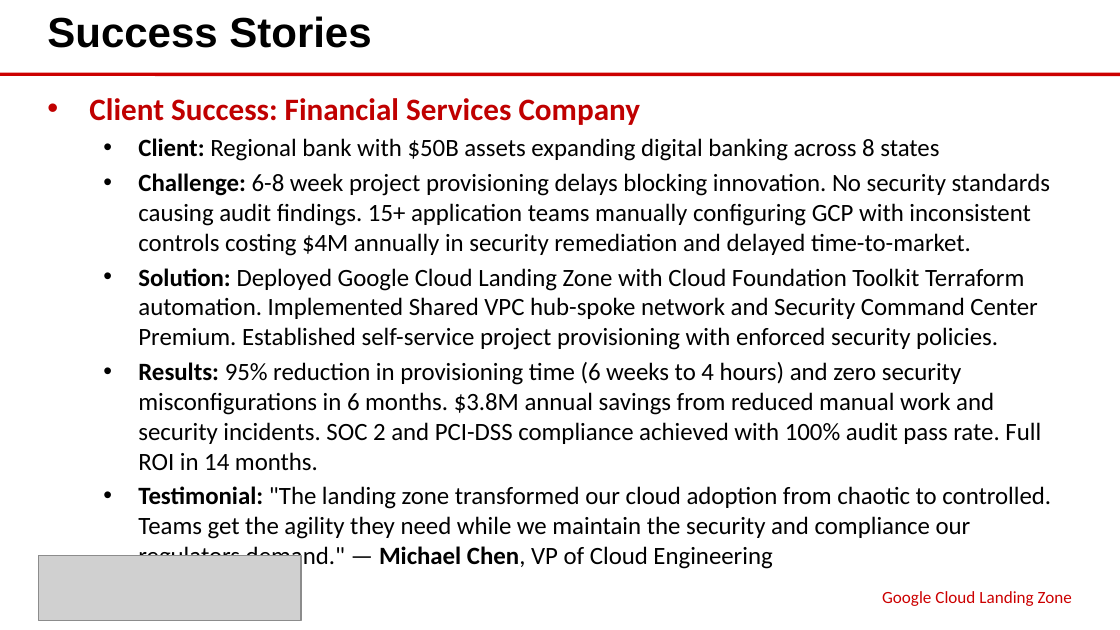
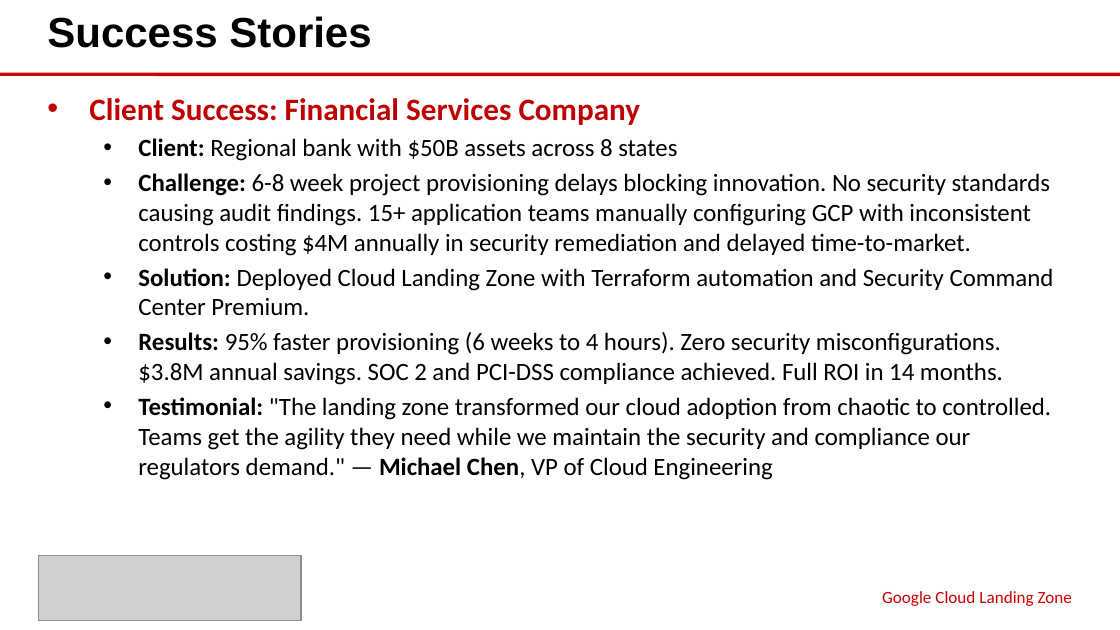
Before and after one commit to eoframework/solutions, a slide deck: slide 7 of solutions/google/cloud/landing-zone/presales/solution-briefing.pptx. Drawn at 1120x630 pixels with LibreOffice and Linux fonts; fonts in the diff are those of the drawing; grey boxes stand for pictures. Boxes give left, top, right and bottom in pixels: in the first picture for what was removed or moved away, otherwise in the second. Text is boxed around its words. In the diff, an @@ line names an element or a change of style, - is before the commit and + after.

Commit message:
Fix Google solution briefing content lengths and Investment Summary tables
Content Length Fixes (Success Stories):
- Google Workspace Client: 11 → 9 words (< 10 requirement)
- Google Workspace Solution: 38 → 16 words (< 20 requirement)
- Google Workspace Results: 42 → 22 words (< 40 requirement)
- Google Cloud Landing Zone Client: 12 → 9 words (< 10 requirement)
- Google Cloud Landing Zone Solution: 32 → 13 words (< 20 requirement)
- Google Cloud Landing Zone Results: 49 → 29 words (< 40 requirement)

Investment Summary Table Fix:
- Added Cloud Infrastructure ($0) and Support & Maintenance ($0) rows
- Google Workspace now displays all 4 cost categories
- Matches AWS IDP reference format with complete category breakdown

All validation checks pass (5/5 files) for both Google solutions.
Regenerated all Office documents (XLSX, PPTX, DOCX).

```diff
--- a/solutions/google/cloud/landing-zone/presales/solution-briefing.pptx
+++ b/solutions/google/cloud/landing-zone/presales/solution-briefing.pptx
@@ text at <box>138,138,677,161</box>: text changed @@
-  • Client: Regional bank with $50B assets expanding digital banking across 8 states
+  • Client: Regional bank with $50B assets across 8 states
@@ text at <box>138,268,1054,385</box>: text changed @@
-  • Solution: Deployed Google Cloud Landing Zone with Cloud Foundation Toolkit Terraform automation. Implemented Shared VPC hub-spoke network and Security Command Center Premium. Established self-service project provisioning with enforced security policies.
-  • Results: 95% reduction in provisioning time (6 weeks to 4 hours) and zero security misconfigurations in 6 months. $3.8M annual savings from reduced manual work and security incidents. SOC 2 and PCI-DSS compliance achieved with 100% audit pass rate. Full ROI in 14 months.
+  • Solution: Deployed Cloud Landing Zone with Terraform automation and Security Command Center Premium.
+  • Results: 95% faster provisioning (6 weeks to 4 hours). Zero security misconfigurations. $3.8M annual savings. SOC 2 and PCI-DSS compliance achieved. Full ROI in 14 months.
```
Also in this commit, not shown: 11 other files.
